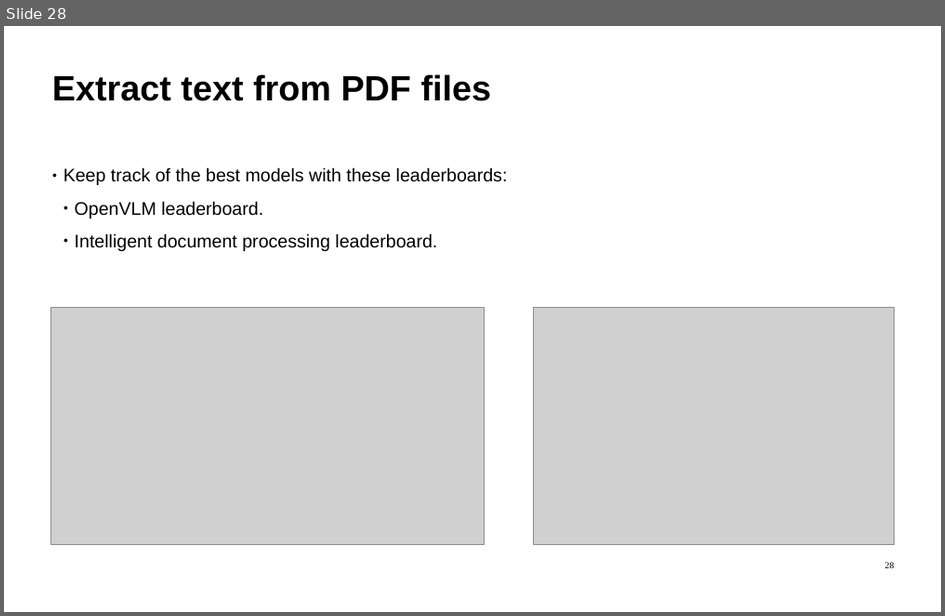
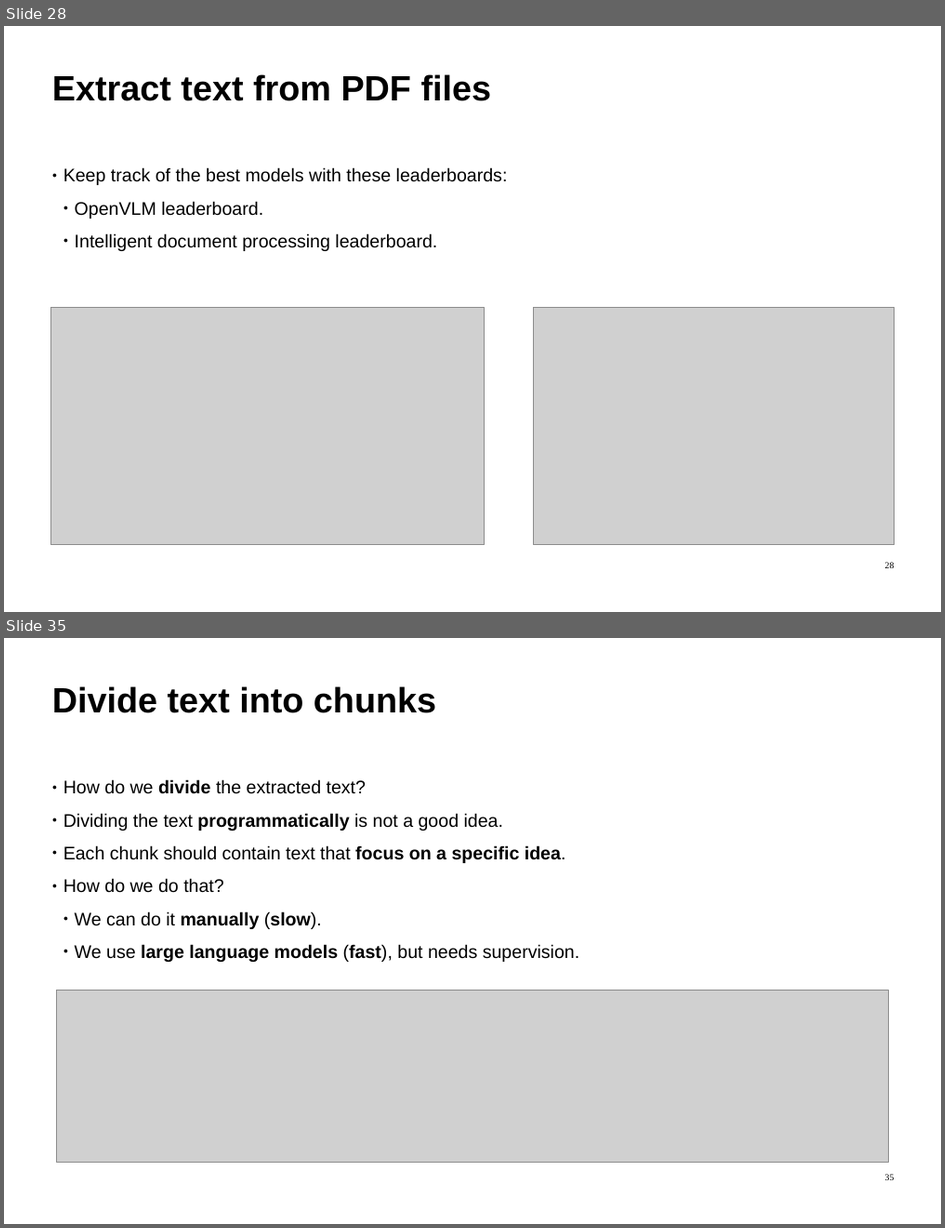
Before and after one commit to ImadSaddik/Benchmark_Embedding_Models, a slide deck: slides/benchmark_embedding_models.odp. Shown one above the other, each under a label of ours: slide 28 before the commit, slides 28 and 35 after it; the slides between them are not shown. The pictures are 945x616 and 945x1228 pixels, drawn with LibreOffice and Linux fonts; fonts in the diff are those of the drawing; grey boxes stand for pictures. Boxes give left, top, right and bottom in pixels: in the first picture for what was removed or moved away, otherwise in the second. Text is boxed around its words. In the diff, an @@ line names an element or a change of style, - is before the commit and + after.

Commit message:
Added the slides for the divide text into chunks part

```diff
--- a/slides/benchmark_embedding_models.odp
+++ b/slides/benchmark_embedding_models.odp
@@ slide 35 added at (4, 638, 941, 1224), background #FFFFFF @@
@@ text added at (52, 686, 436, 713), 54 pt, text #000000, bold @@
+Divide text into chunks
@@ text added at (64, 779, 580, 962), 28 pt, text #000000 @@
+● How do we divide the extracted text?
+● Dividing the text programmatically is not a good idea.
+● Each chunk should contain text that focus on a specific idea.
+● How do we do that?
+  ● We can do it manually (slow).
+  ● We use large language models (fast), but needs supervision.
@@ picture added at (57, 990, 889, 1162) @@
@@ page number added at (886, 1174, 895, 1180), 14 pt, text #000000 @@
+35
```
Also in this commit, not shown: 6 other slides added, 2 other files.
